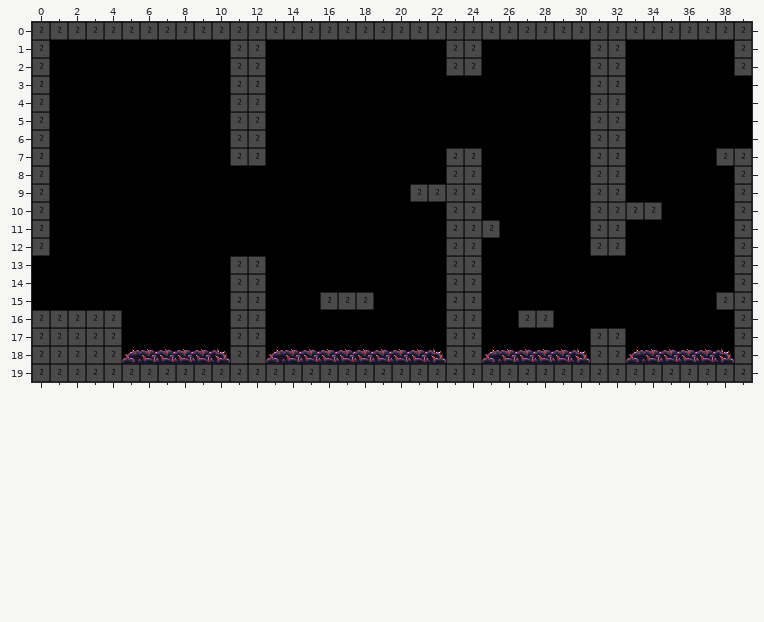
One commit to this Tiled map: assets/data/levels/Life Support - The Grid.tmx. That is the earlier state.
Cells are 32x32 px. Shown: x 0..39, y 0..19.
Now the later version:
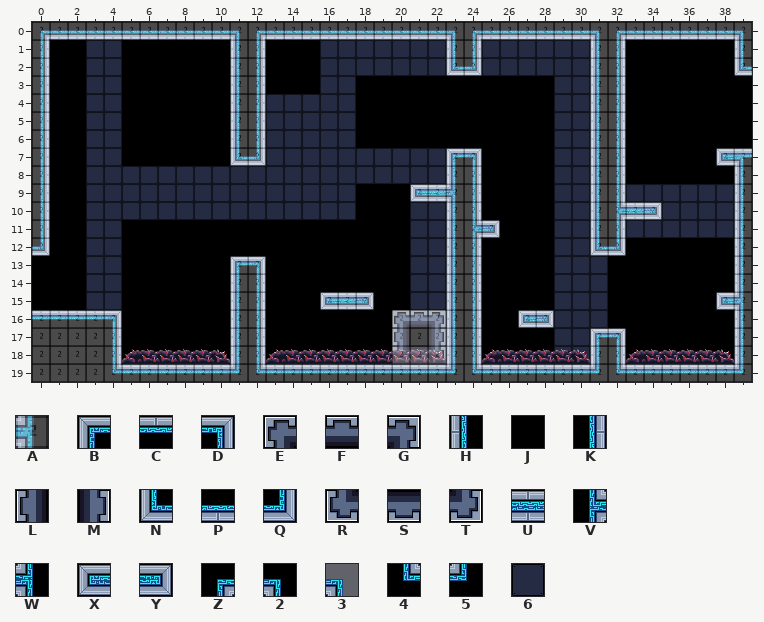
Key: from "32blocks": A 1; from "shipTileset": B 1, C 2, D 3, E 4, F 5, G 6, H 20, J 21, K 22, L 23, M 25, N 39, P 40, Q 41, R 42, S 43, T 44, U 59, V 60, W 62, X 76, Y 78, Z 83, 2 84, 3 86, 4 102, 5 103, 6 176.
_ is an empty cell, # one hidden under a higher layer.
See-through tiles are keyed as they look on the map.
The exact change:
Layer "bg":
y 0: x 3..4 JJ -> ##; x 16..17 JJ -> ##
y 1..2: x 3..4 JJ -> 66; x 16..31 JJJJJJJJJJJJJJJJ -> 6666666##666666#
y 3: x 3..4 JJ -> 66; x 16..17 JJ -> 66; x 29..31 JJJ -> 66#
y 4..6: x 3..4 JJ -> 66; x 11..17 JJJJJJJ -> ##66666; x 29..31 JJJ -> 66#
y 7: x 3..4 JJ -> 66; x 11..22 JJJJJJJJJJJJ -> ##6666666666; x 29..31 JJJ -> 66#
y 8: x 3..22 JJJJJJJJJJJJJJJJJJJJ -> 66666666666666666666; x 29..31 JJJ -> 66#
y 9: x 3..17 JJJJJJJJJJJJJJJ -> 666666666666666; x 21..22 JJ -> ##; x 29..39 JJJJJJJJJJJ -> 66##666666#
y 10: x 3..17 JJJJJJJJJJJJJJJ -> 666666666666666; x 21..22 JJ -> 66; x 29..39 JJJJJJJJJJJ -> 66####6666#
y 11: x 3..4 JJ -> 66; x 21..22 JJ -> 66; x 29..39 JJJJJJJJJJJ -> 66##666666#
y 12: x 3..4 JJ -> 66; x 21..22 JJ -> 66; x 29..31 JJJ -> 66#
y 13..15: x 3..4 JJ -> 66; x 21..22 JJ -> 66; x 29..31 JJJ -> 666
y 16: x 3..4 JJ -> ##; x 21..22 JJ -> ##; x 29..31 JJJ -> 666
y 17: x 4 J -> #; x 21..22 JJ -> ##; x 29..31 JJJ -> 66#
y 18: x 4 J -> #; x 29..31 JJJ -> 66#
y 19: x 29..31 JJJ -> ###
Layer "mg":
y 0: x 0..39 ________________________________________ -> ZPPPPPPPPPP2ZPPPPPPPPPP2ZPPPPPP2ZPPPPPP2
y 1: x 0 _ -> K; x 11..12 __ -> HK; x 23..24 __ -> HK; x 31..32 __ -> HK; x 39 _ -> H
y 2: x 0 _ -> K; x 11..12 __ -> HK; x 23..24 __ -> NQ; x 31..32 __ -> HK; x 39 _ -> N
y 3..6: x 0 _ -> K; x 11..12 __ -> HK; x 31..32 __ -> HK
y 7: x 0 _ -> K; x 11..12 __ -> NQ; x 23..24 __ -> BD; x 31..32 __ -> HK; x 38..39 __ -> XC
y 8: x 0 _ -> K; x 23..24 __ -> HK; x 31..32 __ -> HK; x 39 _ -> H
y 9: x 0 _ -> K; x 21..24 ____ -> XUWK; x 31..32 __ -> HK; x 39 _ -> H
y 10: x 0 _ -> K; x 23..24 __ -> HK; x 31..34 ____ -> HVUY; x 39 _ -> H
y 11: x 0 _ -> K; x 23..25 ___ -> HVY; x 31..32 __ -> HK; x 39 _ -> H
y 12: x 0 _ -> Q; x 23..24 __ -> HK; x 31..32 __ -> NQ; x 39 _ -> H
y 13: x 11..12 __ -> BD; x 23..24 __ -> HK; x 39 _ -> H
y 14: x 11..12 __ -> HK; x 23..24 __ -> HK; x 39 _ -> H
y 15: x 11..12 __ -> HK; x 16..18 ___ -> XUY; x 23..24 __ -> HK; x 38..39 __ -> XW
y 16: x 0..4 _____ -> CCCCD; x 11..12 __ -> HK; x 20..24 _____ -> EFGHK; x 27..28 __ -> XY; x 39 _ -> H
y 17: x 4 _ -> K; x 11..12 __ -> HK; x 20..24 _____ -> LJMHK; x 31..32 __ -> BD; x 39 _ -> H
y 18: x 4 _ -> K; x 11..12 __ -> HK; x 20..24 _____ -> RSTHK; x 31..32 __ -> HK; x 39 _ -> H
y 19: x 4..39 ____________________________________ -> 4CCCCCC54CCCCCCCCCC54CCCCCC54CCCCCC5
Layer "fg":
y 7: x 39 _ -> 3
Layer "collision":
y 16..18: x 20..22 ___ -> AAA
Changed places in both pictures, as pixel boxes (x1, y1, x2, y2):
changed: (32, 30, 752, 374)
